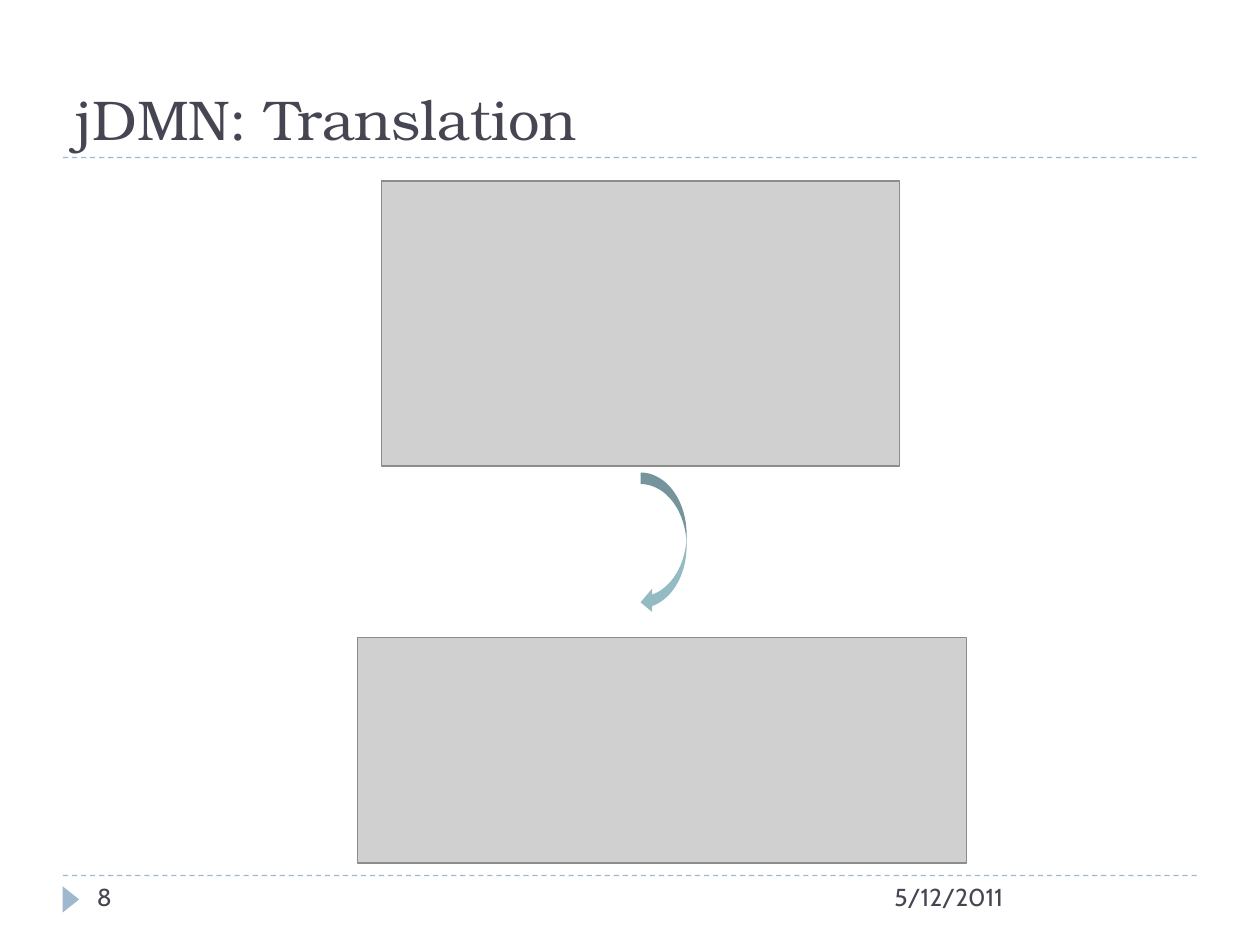
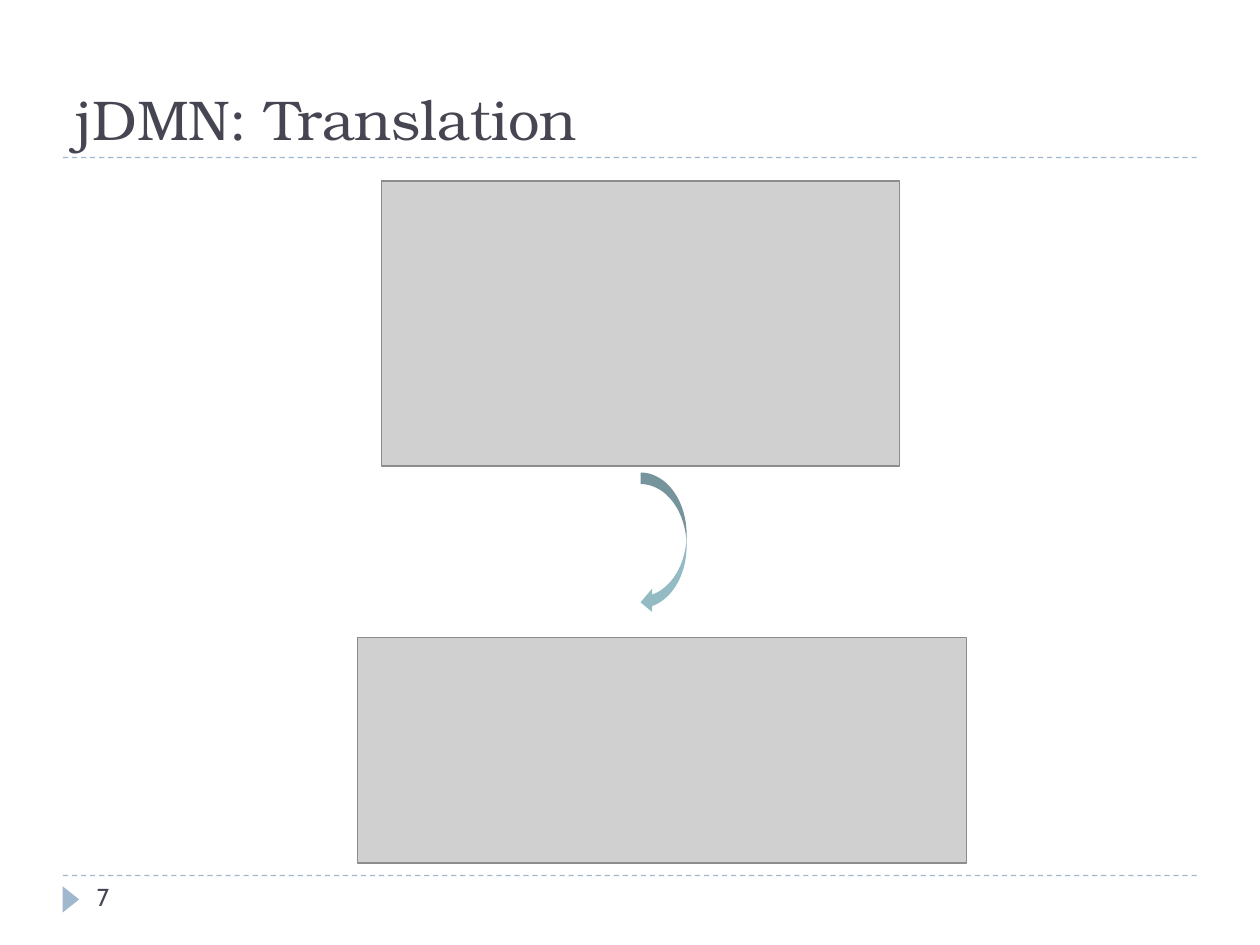
Before and after one commit to goldmansachs/jdmn, a slide deck: slide 7 of docs/jDMN - DecisionCamp 2024.pptx (slide 8 before the commit). Drawn at 1260x945 pixels with LibreOffice and Linux fonts; fonts in the diff are those of the drawing; grey boxes stand for pictures. Boxes give left, top, right and bottom in pixels: in the first picture for what was removed or moved away, otherwise in the second. Text is boxed around its words. In the diff, an @@ line names an element or a change of style, - is before the commit and + after.

```diff
--- a/docs/jDMN - DecisionCamp 2024.pptx
+++ b/docs/jDMN - DecisionCamp 2024.pptx
@@ page number at (97, 889, 109, 906): text changed @@
-8
+7
@@ text removed at (894, 888, 1003, 908) @@
-5/12/2011
```
Also in this commit, not shown: 2 other slides changed, 1 slide removed.
